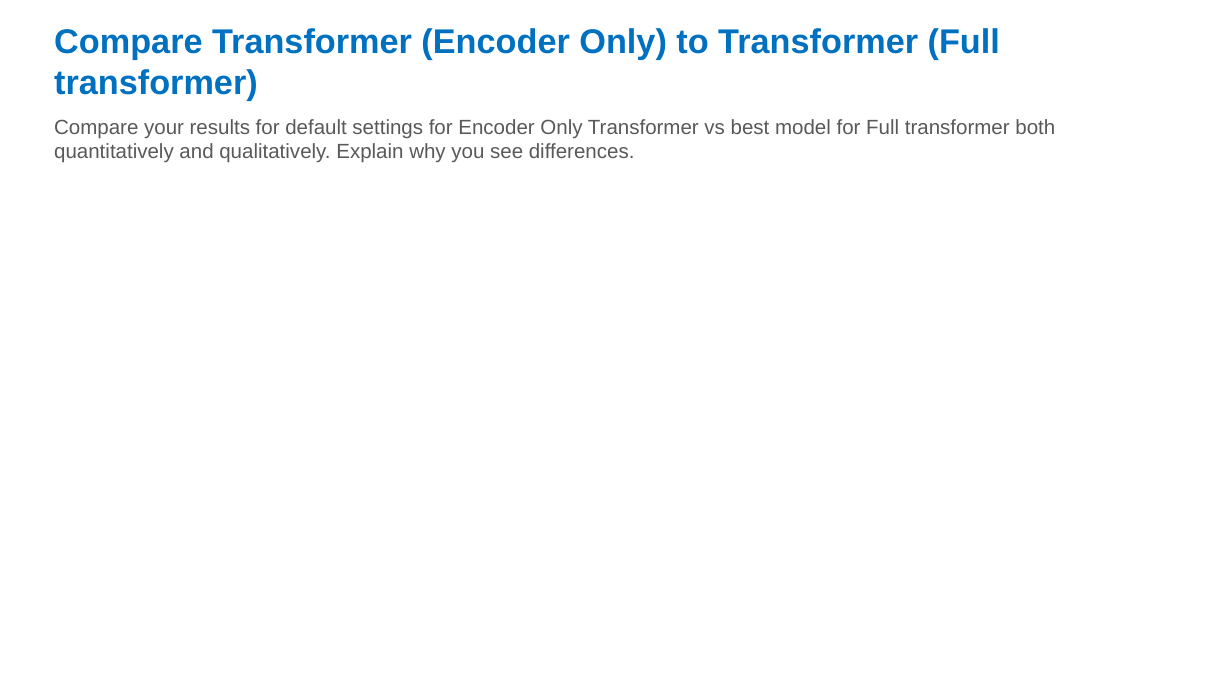
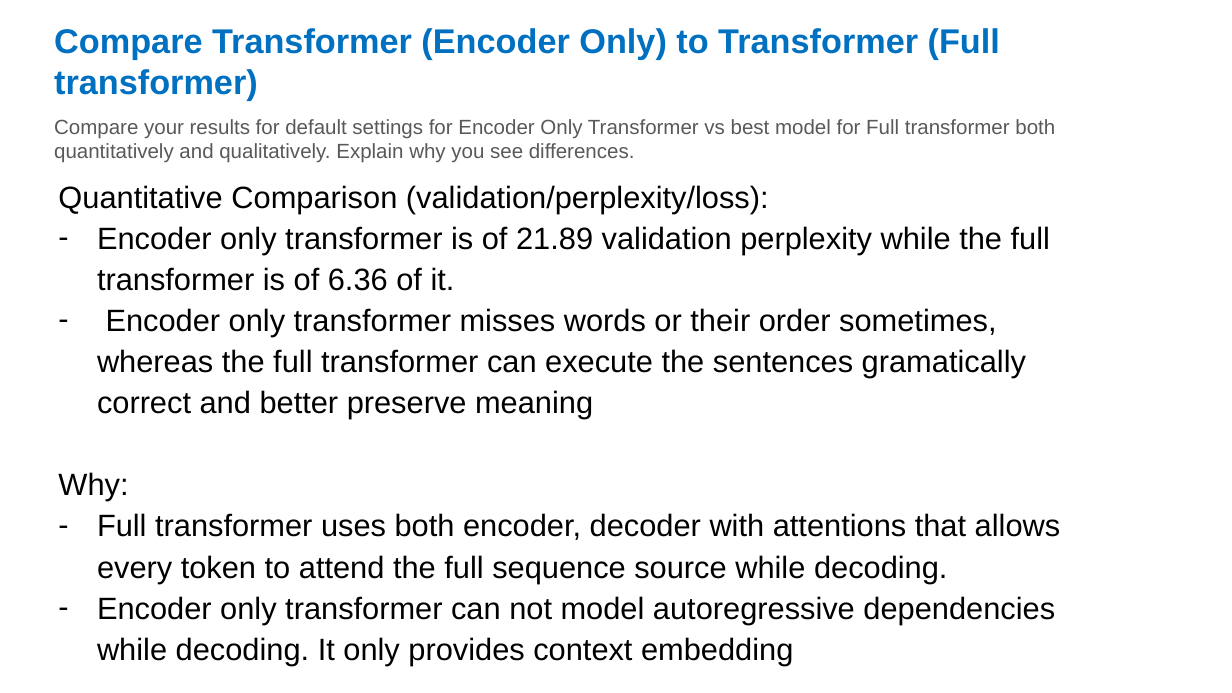
Before and after one commit to winniethebear424/DL, a slide deck: slide 14 of assignment3-nlp-template.pptx. Drawn at 1232x693 pixels with LibreOffice and Linux fonts; fonts in the diff are those of the drawing. Boxes give left, top, right and bottom in pixels: in the first picture for what was removed or moved away, otherwise in the second. Text is boxed around its words. In the diff, an @@ line names an element or a change of style, - is before the commit and + after.

Commit message:
slides update

```diff
--- a/assignment3-nlp-template.pptx
+++ b/assignment3-nlp-template.pptx
@@ text added at <box>58,185,1061,665</box>, 18 pt, text #000000 @@
+Quantitative Comparison (validation/perplexity/loss):
+– Encoder only transformer is of 21.89 validation perplexity while the full transformer is of 6.36 of it.
+– Encoder only transformer misses words or their order sometimes, whereas the full transformer can execute the sentences gramatically correct and better preserve meaning
+Why:
+– Full transformer uses both encoder, decoder with attentions that allows every token to attend the full sequence source while decoding.
+– Encoder only transformer can not model autoregressive dependencies while decoding. It only provides context embedding
```
Also in this commit, not shown: 5 other slides changed.
